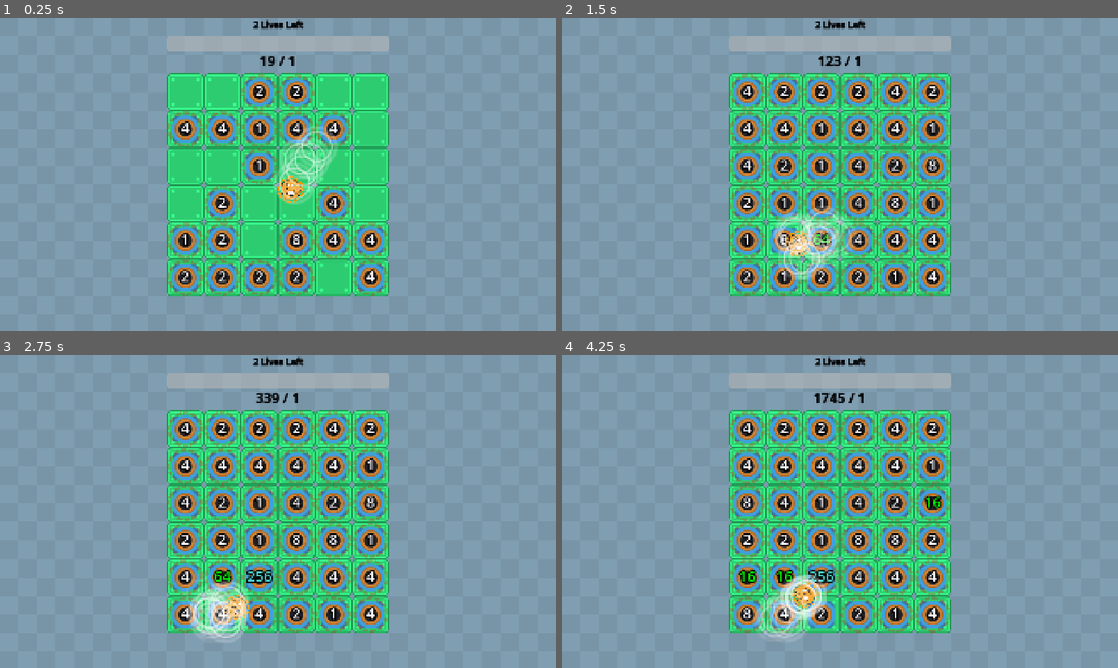
Above: before the commit, frames 1-4 (two rows, left to right).
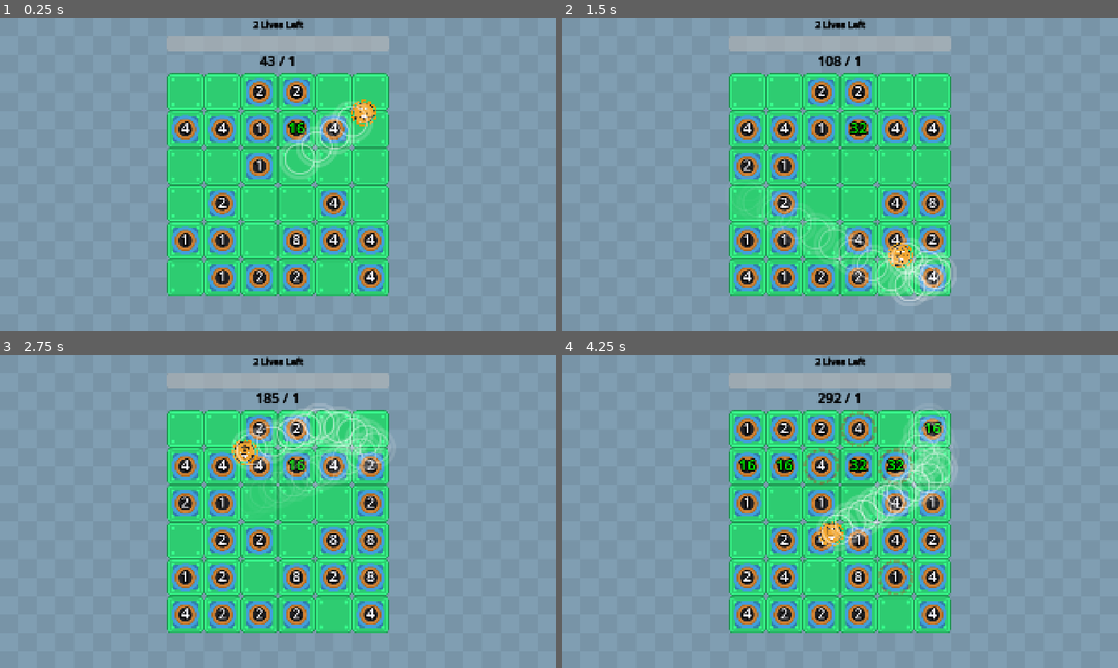
Above: after the commit, the same moments.

Repository: wanamelon/prototype_monorepo
Game: Godot game, scene res://source/bounce_main.tscn
Two runs of this game, one before a commit and one after it. Both use one fixed random seed, a clock stepped at 60 frames per second and the inputs below. Sound files missing from this copy of the repository are replaced by a short silence.
Inputs:
- Up to frame 1 (0.25 s): no input
- Up to frame 2 (1.5 s): no input
- Up to frame 3 (2.75 s): no input
- Up to frame 4 (4.25 s): no input

The runs differ from the first frame. In frame 1, 4.7% of the frame differs, in the area x 30-70%, y 12-89%; in frame 2, 12%; in frame 3, 13%, in the area x 30-71%, y 12-92%; in frame 4, 12%.

Commit message:
reduce bounce off everything insanity

Diff:
--- a/roller/source/item/bounce_off_everything.gd
+++ b/roller/source/item/bounce_off_everything.gd
@@ -4,17 +4,22 @@
 const BOUNCE_STATIC_BODY_NAME := "BounceOffEverythingBody"
 
 var _bounce_off_everything_duration: float = 0.0
+var _items_with_bounce_applied = []
 
 func activate(state: MatchState):
-	if state.tick % 1 == 0 and Utils.RNG.randf() < 1.1 and _bounce_off_everything_duration <= 0:
+	if state.tick % 60 == 0 and Utils.RNG.randf() < 0.1 and _bounce_off_everything_duration <= 0:
 		_bounce_off_everything_duration = 2.5
 	if _bounce_off_everything_duration > 0:
 		for item in state.items:
+			if _items_with_bounce_applied.size() >= 4:
+				break
 			# TODO: only do this for STATIC grid items (or keep it as crop?)!!
 			if (item is Crop and not item.has_node(BOUNCE_STATIC_BODY_NAME)):
 				item.add_child(BounceBody.instance(_item_root))
+				_items_with_bounce_applied.append(item)
 	else:
 		for item in state.items:
-			if item is Crop and item.has_node(BOUNCE_STATIC_BODY_NAME):
+			if item.has_node(BOUNCE_STATIC_BODY_NAME):
 				item.remove_child(item.get_node(BOUNCE_STATIC_BODY_NAME))
+		_items_with_bounce_applied.clear()
 	_bounce_off_everything_duration -= state.delta
Not shown, changed: roller/dev_notes.md
